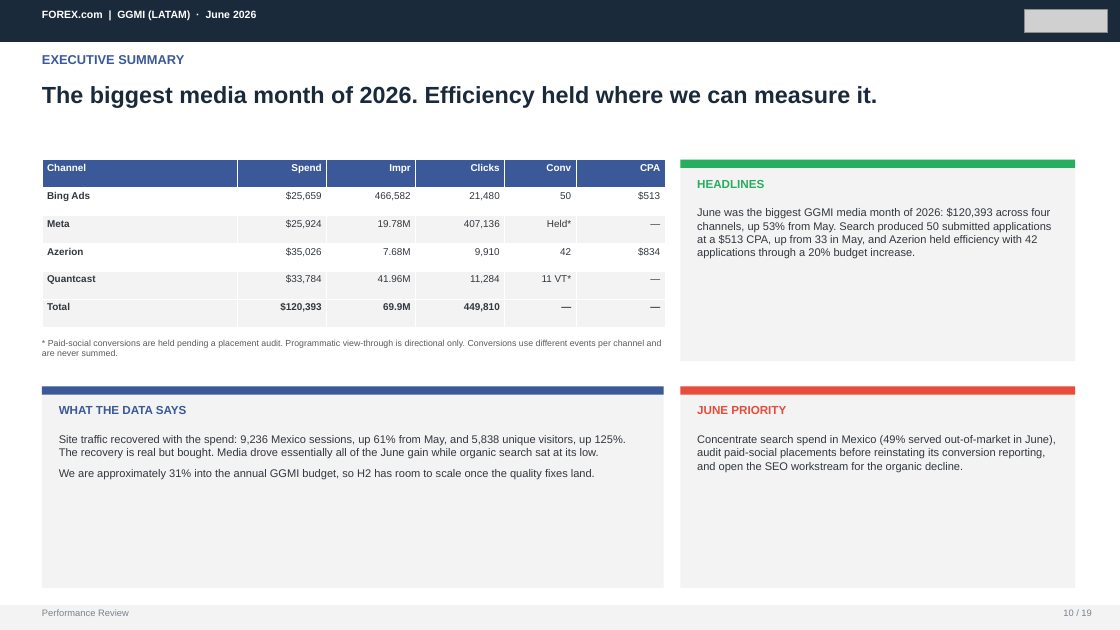
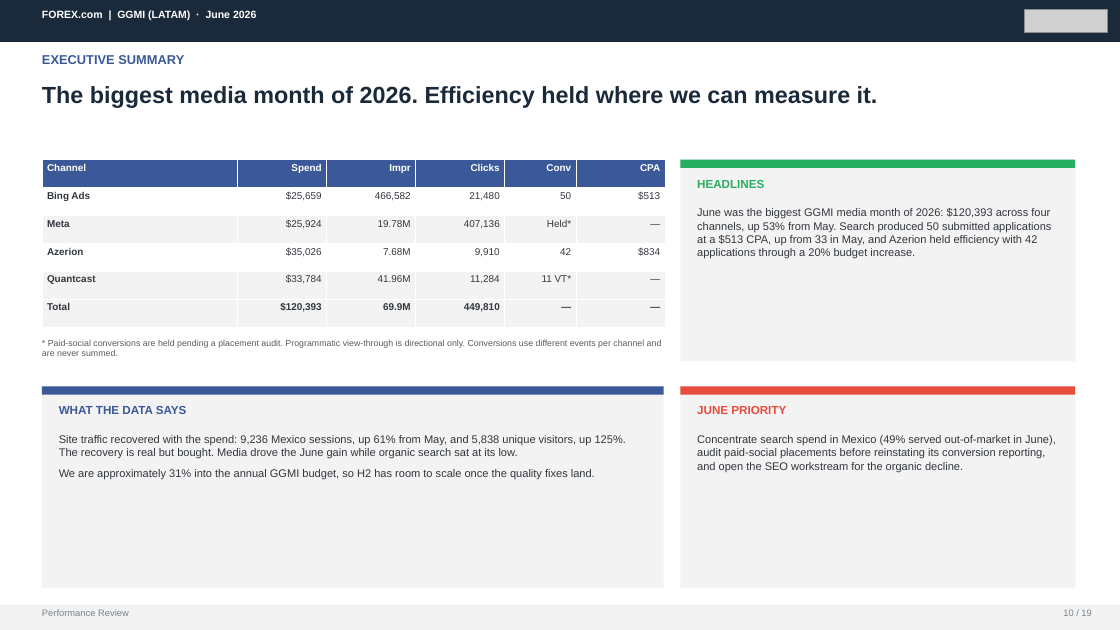
Before and after one commit to hablapro/brlvnt-reporting-hub, a slide deck: slide 10 of report-client-decks/06. GGMI_LATAM_June_2026_Performance_Review.pptx. Drawn at 1120x630 pixels with LibreOffice and Linux fonts; fonts in the diff are those of the drawing; grey boxes stand for pictures. Boxes give left, top, right and bottom in pixels: in the first picture for what was removed or moved away, otherwise in the second. Text is boxed around its words. In the diff, an @@ line names an element or a change of style, - is before the commit and + after.

```diff
--- a/report-client-decks/06. GGMI_LATAM_June_2026_Performance_Review.pptx
+++ b/report-client-decks/06. GGMI_LATAM_June_2026_Performance_Review.pptx
@@ text at [59, 435, 626, 459]: text changed @@
-Site traffic recovered with the spend: 9,236 Mexico sessions, up 61% from May, and 5,838 unique visitors, up 125%. The recovery is real but bought. Media drove essentially all of the June gain while organic search sat at its low.
+Site traffic recovered with the spend: 9,236 Mexico sessions, up 61% from May, and 5,838 unique visitors, up 125%. The recovery is real but bought. Media drove the June gain while organic search sat at its low.
```
Also in this commit, not shown: 3 other slides changed.
